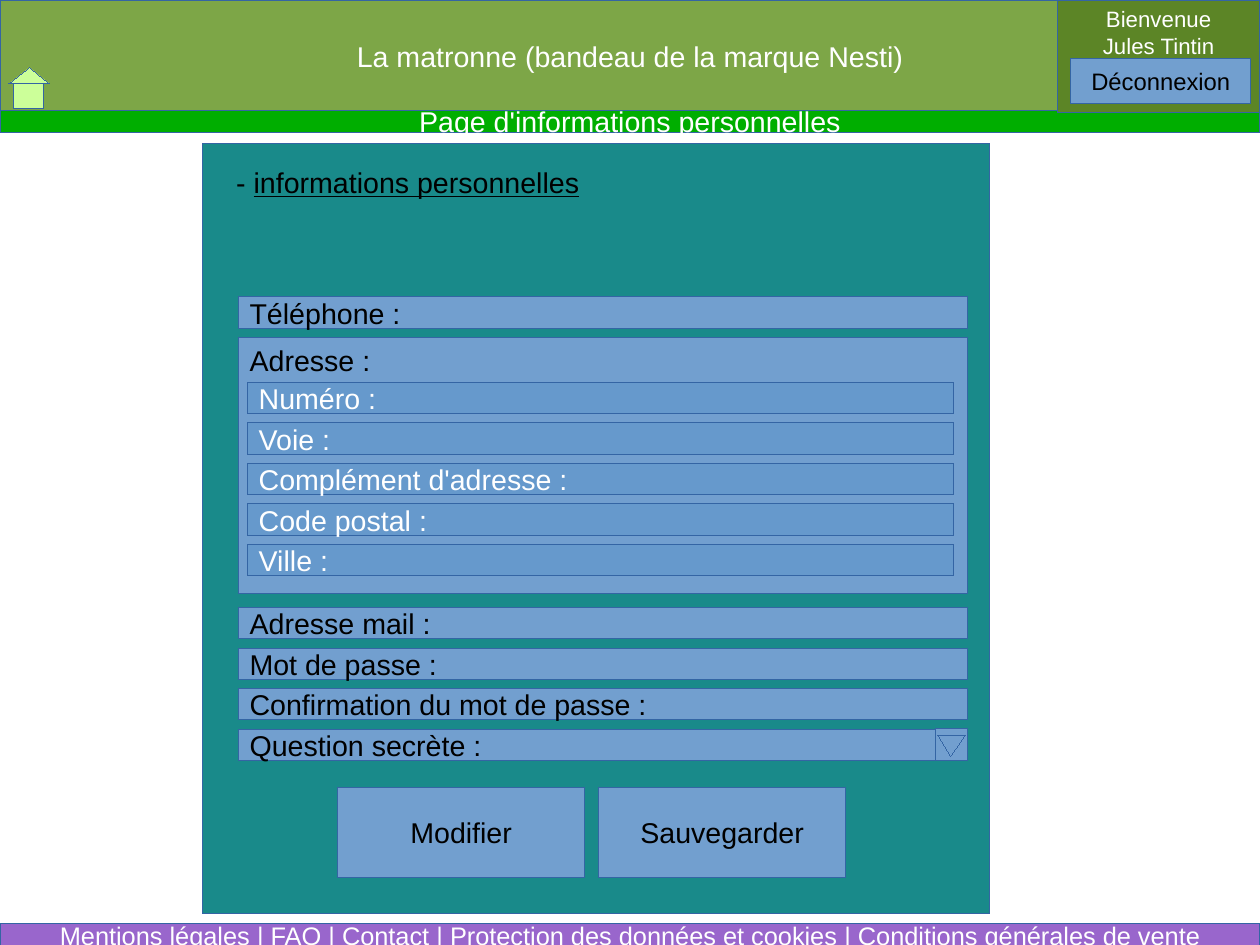
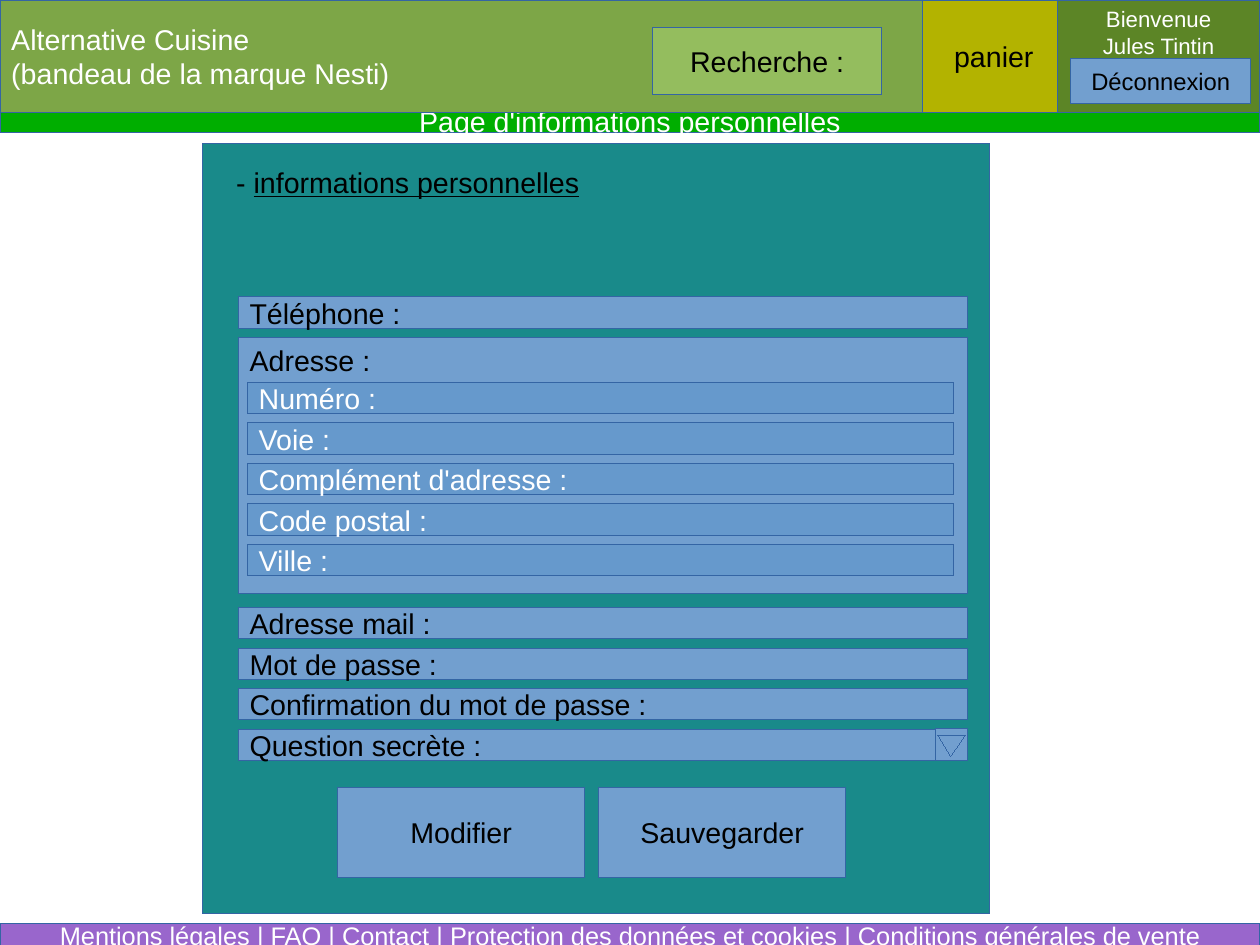
Before and after one commit to MarieRoseLejay/NESTI, a slide deck: slide 14 of VisuelSite.odp (slide 13 before the commit). Drawn at 1260x945 pixels with LibreOffice and Linux fonts; fonts in the diff are those of the drawing. Boxes give left, top, right and bottom in pixels: in the first picture for what was removed or moved away, otherwise in the second. Text is boxed around its words. In the diff, an @@ line names an element or a change of style, - is before the commit and + after.

```diff
--- a/VisuelSite.odp
+++ b/VisuelSite.odp
@@ text in rectangle at box(11, 29, 389, 90): text changed @@
-La matronne (bandeau de la marque Nesti)
+Alternative Cuisine
+(bandeau de la marque Nesti)
@@ rectangle added at box(653, 27, 883, 95), fill #94BD5E, outline #3465A4 0 pt, 18 pt, text #000000 @@
+Recherche :
@@ rectangle added at box(923, 0, 1058, 112), fill #B3B300, outline #3465A4 0 pt, 18 pt, text #000000 @@
+panier
@@ triangle removed at box(9, 67, 49, 83) @@
@@ rectangle removed at box(13, 83, 43, 107) @@
```
Also in this commit, not shown: 15 other slides changed, 1 slide added, 2 slides removed, 2 other files.
